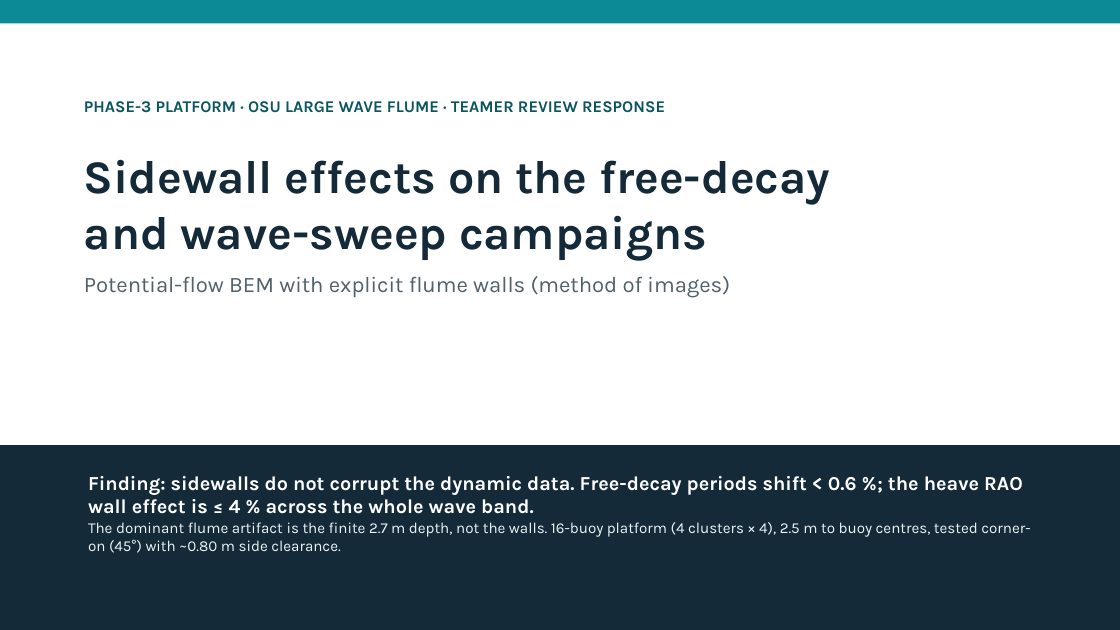
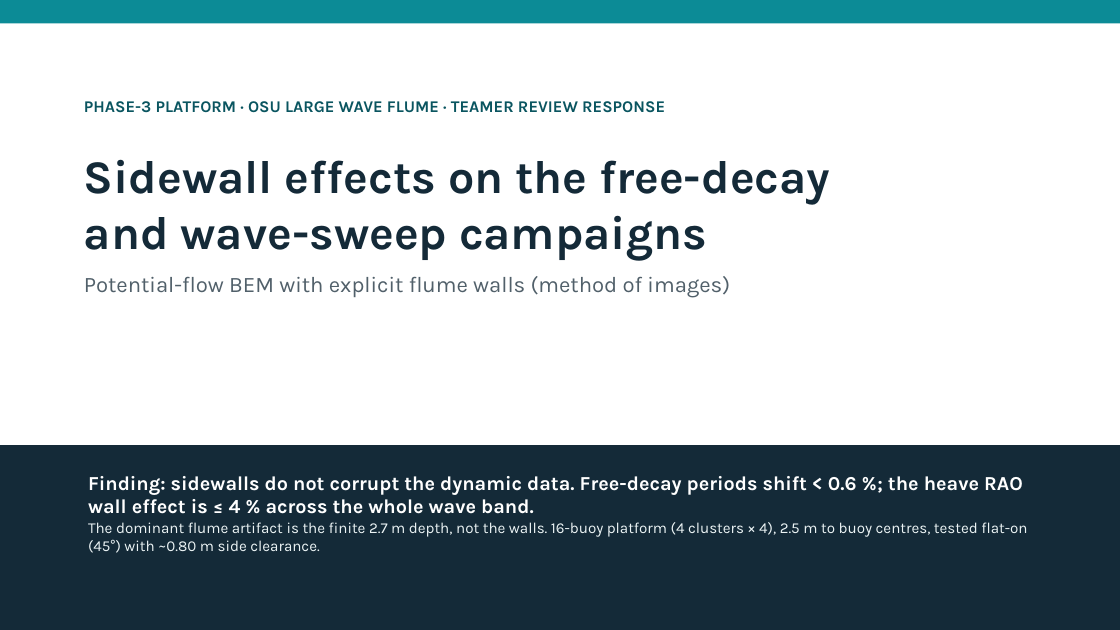
Before and after one commit to xabi80/HSP, a slide deck: slide 1 of studies/platform-12buoy/flume-wall-effect/Flume_wall_effect_technical.pptx. Drawn at 1120x630 pixels with LibreOffice and Linux fonts; fonts in the diff are those of the drawing. Boxes give left, top, right and bottom in pixels: in the first picture for what was removed or moved away, otherwise in the second. Text is boxed around its words. In the diff, an @@ line names an element or a change of style, - is before the commit and + after.

```diff
--- a/studies/platform-12buoy/flume-wall-effect/Flume_wall_effect_technical.pptx
+++ b/studies/platform-12buoy/flume-wall-effect/Flume_wall_effect_technical.pptx
@@ text at bbox=[88, 522, 1027, 553]: text changed @@
-The dominant flume artifact is the finite 2.7 m depth, not the walls. 16-buoy platform (4 clusters × 4), 2.5 m to buoy centres, tested corner-on (45°) with ~0.80 m side clearance.
+The dominant flume artifact is the finite 2.7 m depth, not the walls. 16-buoy platform (4 clusters × 4), 2.5 m to buoy centres, tested flat-on (45°) with ~0.80 m side clearance.
```
Also in this commit, not shown: 2 other slides changed, 7 other files.
